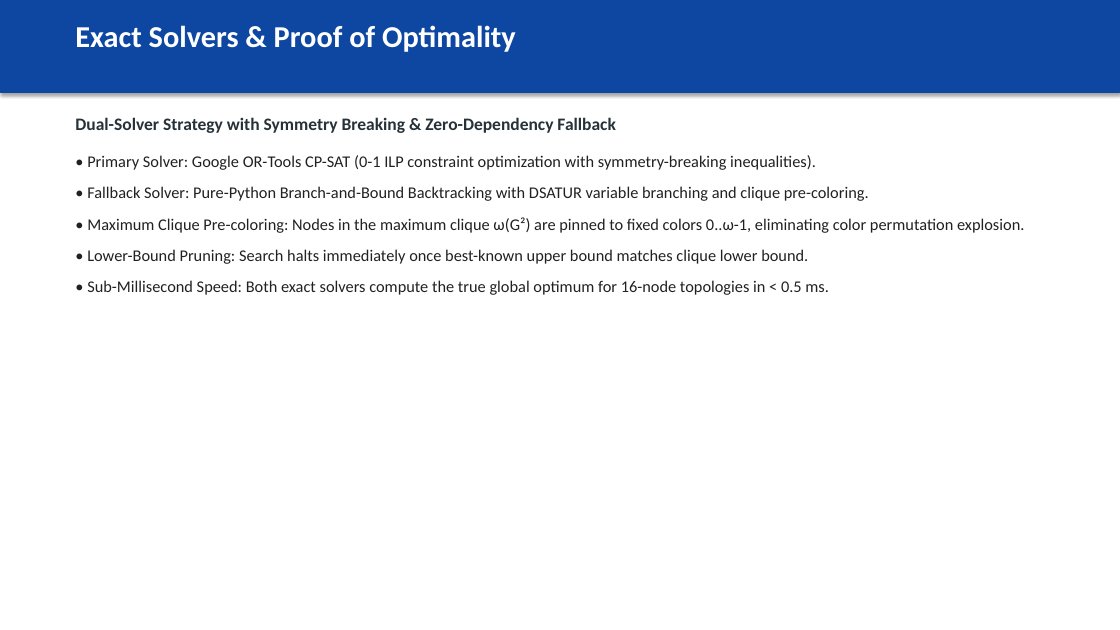
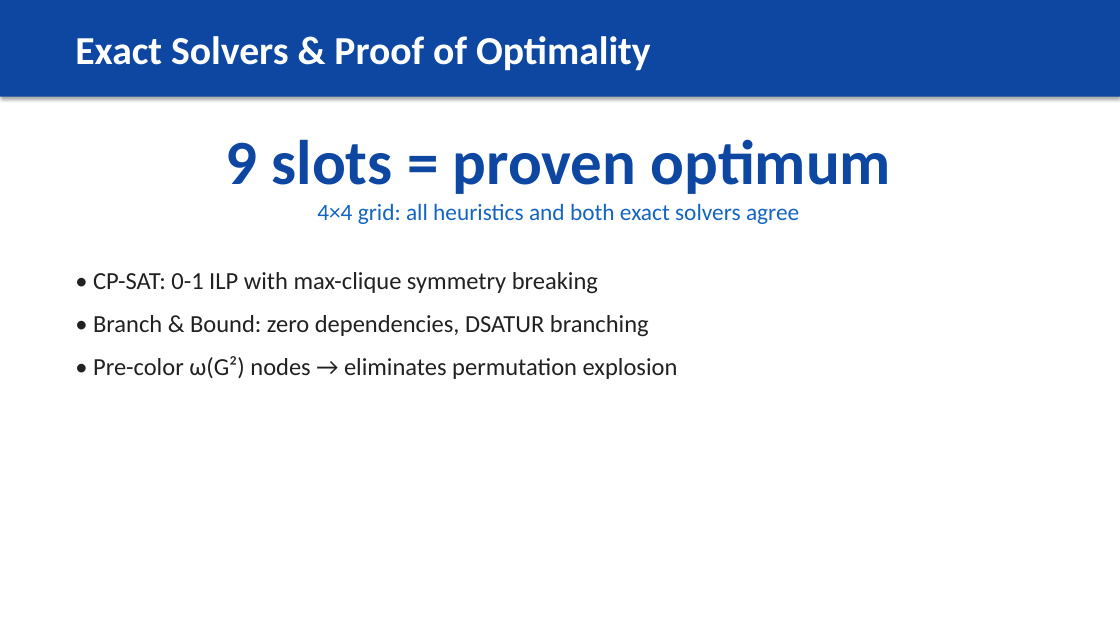
Before and after one commit to athishio/tdma-schedule-optimizer, a slide deck: slide 5 of docs/presentation.pptx. Drawn at 1120x630 pixels with LibreOffice and Linux fonts; fonts in the diff are those of the drawing. Boxes give left, top, right and bottom in pixels: in the first picture for what was removed or moved away, otherwise in the second. Text is boxed around its words. In the diff, an @@ line names an element or a change of style, - is before the commit and + after.

Commit message:
docs: rebuild full design PDF and visual presentation deck with corrected text and layout

```diff
--- a/docs/presentation.pptx
+++ b/docs/presentation.pptx
@@ rectangle: place and size @@
-rectangle at bbox=[0, 0, 1120, 92]
+rectangle at bbox=[0, 0, 1120, 97]
@@ rectangle at bbox=[0, 0, 1120, 97]: outline #0D47A1 0.75 pt to none @@
@@ text "Exact Solvers & Proof of ..." at bbox=[75, 36, 651, 71]: size 26 to 34 pt; vertical alignment top to middle @@
@@ text at bbox=[225, 139, 891, 224]: text changed; size 15 to 20 pt; text colour #263238 to #1565C0; bold off @@
-Dual-Solver Strategy with Symmetry Breaking & Zero-Dependency Fallback
+9 slots = proven optimum
+4×4 grid: all heuristics and both exact solvers agree
@@ text at bbox=[93, 272, 678, 379]: text changed; size 14 to 21 pt @@
-• Primary Solver: Google OR-Tools CP-SAT (0-1 ILP constraint optimization with symmetry-breaking inequalities).
-• Fallback Solver: Pure-Python Branch-and-Bound Backtracking with DSATUR variable branching and clique pre-coloring.
-• Maximum Clique Pre-coloring: Nodes in the maximum clique ω(G²) are pinned to fixed colors 0..ω-1, eliminating color permutation explosion.
-• Lower-Bound Pruning: Search halts immediately once best-known upper bound matches clique lower bound.
-• Sub-Millisecond Speed: Both exact solvers compute the true global optimum for 16-node topologies in < 0.5 ms.
+• CP-SAT: 0-1 ILP with max-clique symmetry breaking
+• Branch & Bound: zero dependencies, DSATUR branching
+• Pre-color ω(G²) nodes → eliminates permutation explosion
```
Also in this commit, not shown: 7 other slides changed, 2 slides added, 2 slides removed, 3 other files.
